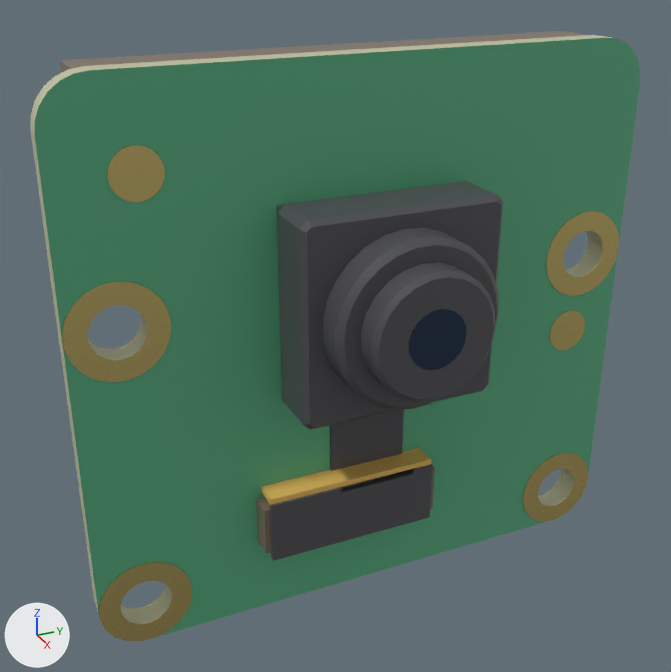
An edit to the glTF model meshes/raspberry_pi_camera_v2/raspberry_pi_camera_v2.glb, drawn before and after from the same camera.
Rendered twice from a 50 mm camera at (0.0311, -0.0157, 0.0163) aimed at (-0.0009, -0.0013, 0.0003). The axes (+X, +Y, +Z) are drawn at lower left. The lights are the same throughout. The picture after the commit comes second. Where no turn or scale is listed for an object, it has been applied to the vertices.

In view in the first picture: 'board', 'camera_module', 'flex', 'pads', 'ribbon_connector'.
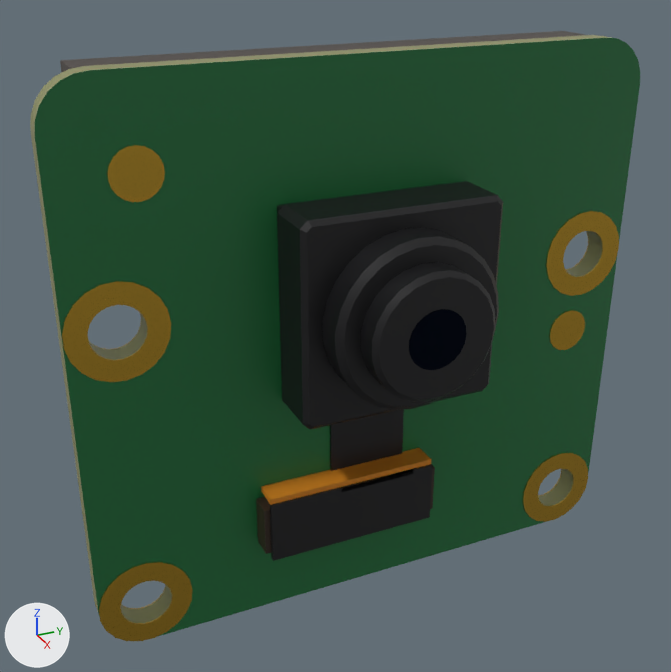
Pixel boxes (x1, y1, x2, y2) of what changed, in the pictures (671 x 672 px):
'board', recoloured (green to dark green): (30, 35, 640, 637) in both
'camera_module', recoloured (dark blue to black): (277, 181, 503, 430) in both
'pads', recoloured: (62, 145, 619, 641) in both
'flex', recoloured (dark grey to black): (256, 409, 435, 561) in both
'ribbon_connector', recoloured (dark grey to light grey): (60, 31, 585, 72) in both

Diff of the bpy script that builds the scene:
```diff
--- a/meshes/raspberry_pi_camera_v2/raspberry_pi_camera_v2.glb.py
+++ b/meshes/raspberry_pi_camera_v2/raspberry_pi_camera_v2.glb.py
@@ mat_pcb @@
 mat_pcb = principled_material('pcb')
-mat_pcb.base_color = (0.1, 0.42, 0.22)  # green #59ad81
+mat_pcb.base_color = (0.01, 0.147, 0.0397)  # dark green #196b38
 mat_pcb.roughness = 0.408
@@ mat_fr4 @@
 mat_fr4 = principled_material('fr4')
-mat_fr4.base_color = (0.55, 0.56, 0.36)  # beige #c4c5a2
+mat_fr4.base_color = (0.263, 0.274, 0.107)  # yellow #8c8f5c
 mat_fr4.roughness = 0.408
@@ mat_gold @@
 mat_gold = principled_material('gold')
-mat_gold.base_color = (0.85, 0.68, 0.25)  # yellow #edd789
+mat_gold.base_color = (0.692, 0.42, 0.0509)  # yellow #d9ad40
 mat_gold.metallic = 1.0
@@ mat_module @@
 mat_module = principled_material('module')
-mat_module.base_color = (0.08, 0.08, 0.09)  # dark grey #505055
+mat_module.base_color = (0.00719, 0.00719, 0.00854)  # black #141417
 mat_module.roughness = 0.408
@@ mat_glass @@
 mat_glass = principled_material('glass')
-mat_glass.base_color = (0.05, 0.08, 0.14)  # dark blue #3f5069
+mat_glass.base_color = (0.00394, 0.00719, 0.0174)  # black #0d1424
 mat_glass.metallic = 1.0
@@ mat_flex @@
 mat_flex = principled_material('flex')
-mat_flex.base_color = (0.8, 0.5, 0.12)  # orange #e7bc61
+mat_flex.base_color = (0.604, 0.214, 0.0134)  # orange #cc7f1f
 mat_flex.roughness = 0.408
@@ mat_connector_dark @@
 mat_connector_dark = principled_material('connector_dark')
-mat_connector_dark.base_color = (0.2, 0.15, 0.11)  # brown #7c6c5d
+mat_connector_dark.base_color = (0.0331, 0.0196, 0.0116)  # brown #33261c
 mat_connector_dark.roughness = 0.408
```
